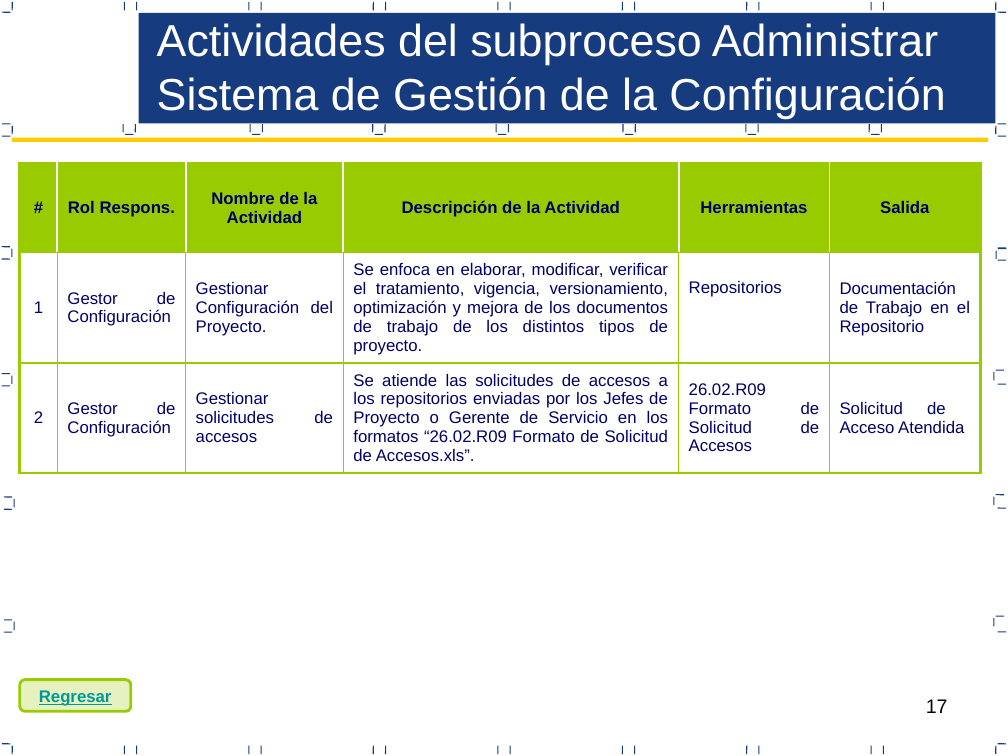
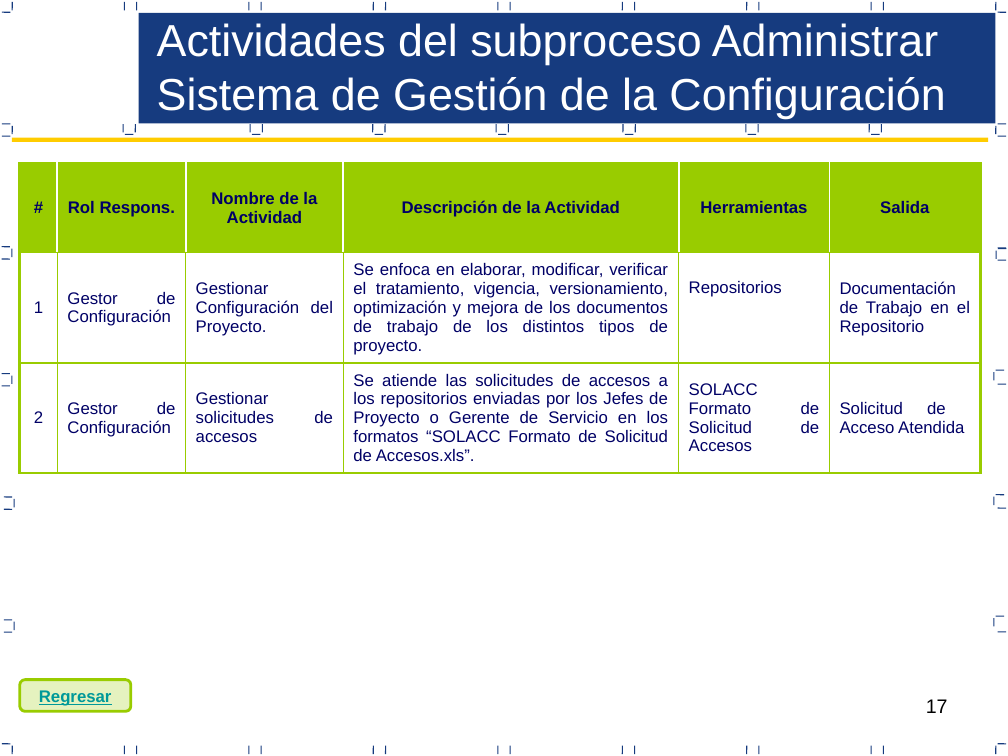
Before and after one commit to Aspersoft/Documentacion, a slide deck: slide 17 of CM/Resolucion/PGC_V 1.0_2017.pptx. Drawn at 1008x756 pixels with LibreOffice and Linux fonts; fonts in the diff are those of the drawing. Boxes give left, top, right and bottom in pixels: in the first picture for what was removed or moved away, otherwise in the second. Text is boxed around its words. In the diff, an @@ line names an element or a change of style, - is before the commit and + after.

```diff
--- a/CM/Resolucion/PGC_V 1.0_2017.pptx
+++ b/CM/Resolucion/PGC_V 1.0_2017.pptx
@@ table at (20,163,981,474) @@
-row 3, column 4: Se atiende las solicitudes de accesos a los repositorios enviadas por los Jefes de Proyecto o Gerente de Servicio en los formatos “26.02.R09 Formato de Solicitud de Accesos.xls”.
+row 3, column 4: Se atiende las solicitudes de accesos a los repositorios enviadas por los Jefes de Proyecto o Gerente de Servicio en los formatos “SOLACC Formato de Solicitud de Accesos.xls”.
-row 3, column 5: 26.02.R09 Formato de Solicitud de Accesos
+row 3, column 5: SOLACC Formato de Solicitud de Accesos
```
Also in this commit, not shown: 9 other slides changed.
